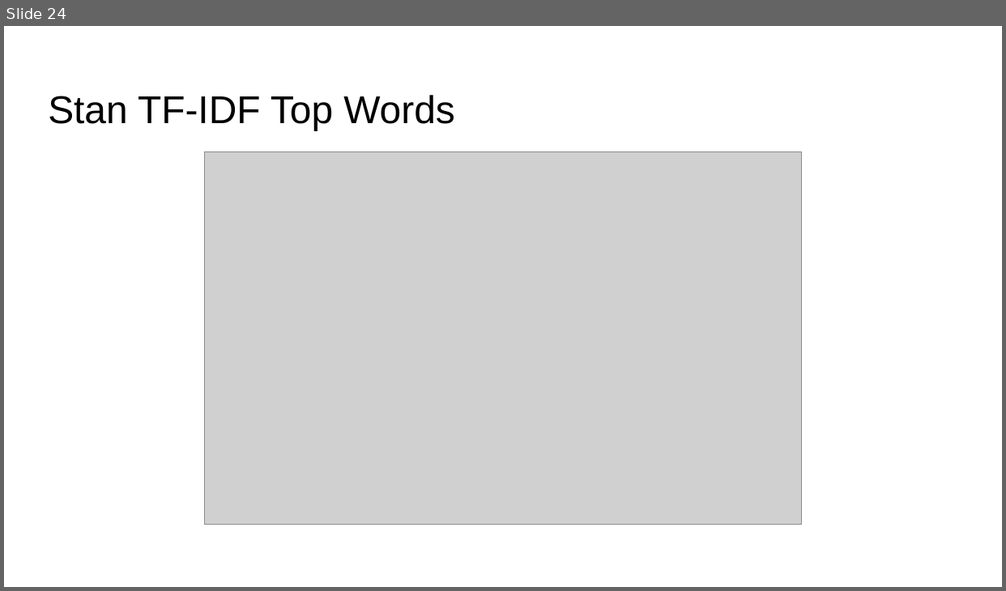
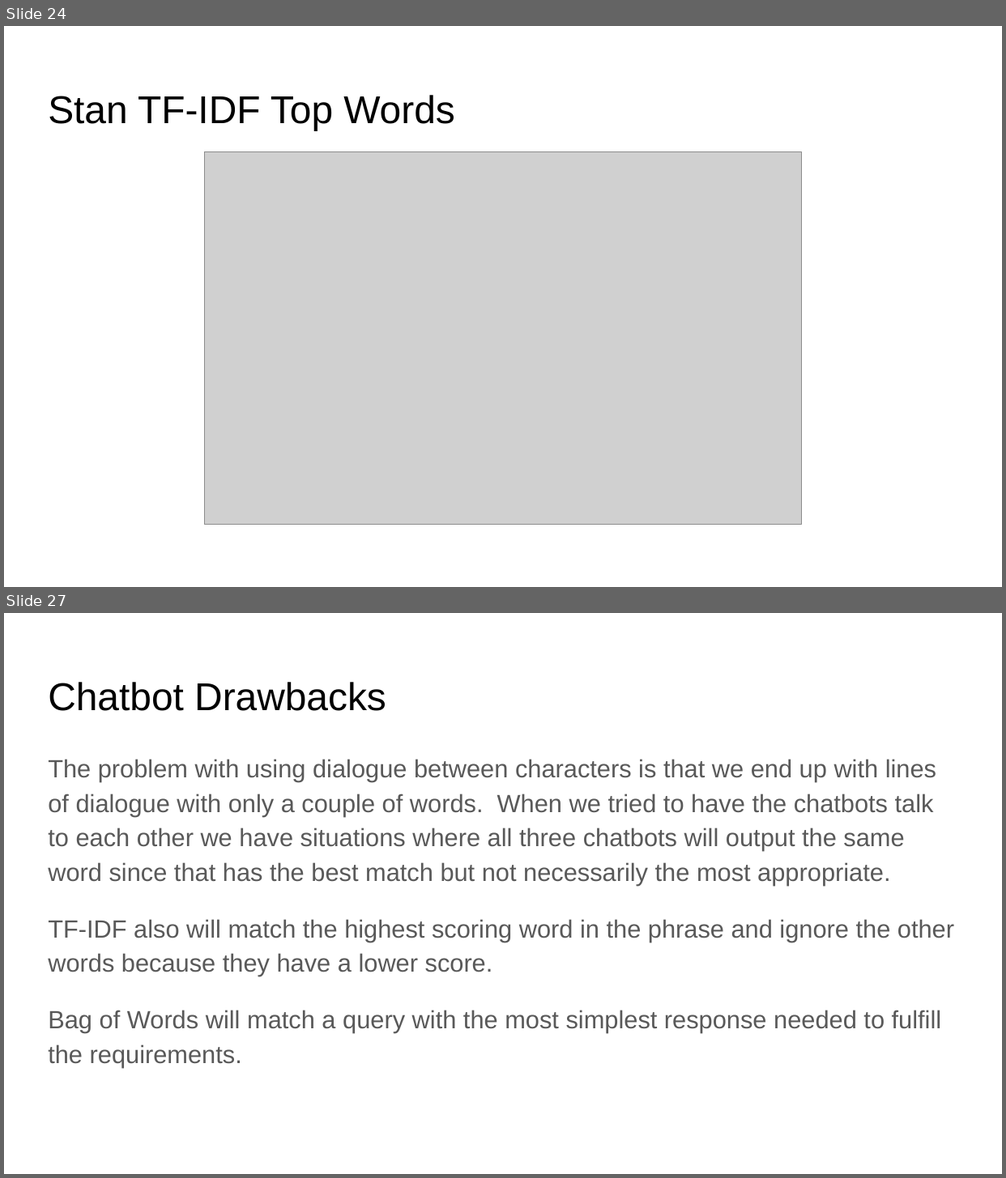
Before and after one commit to bgbarton0360/Capstone-Project-2, a slide deck: Capstone 2 Slides.pptx. Shown one above the other, each under a label of ours: slide 24 before the commit, slides 24 and 27 after it; the slides between them are not shown. The pictures are 1006x591 and 1006x1178 pixels, drawn with LibreOffice and Linux fonts; fonts in the diff are those of the drawing; grey boxes stand for pictures. Boxes give left, top, right and bottom in pixels: in the first picture for what was removed or moved away, otherwise in the second. Text is boxed around its words. In the diff, an @@ line names an element or a change of style, - is before the commit and + after.

```diff
--- a/Capstone 2 Slides.pptx
+++ b/Capstone 2 Slides.pptx
@@ slide 27 added at <box>4,613,1002,1174</box>, background #FFFFFF @@
@@ title added at <box>48,682,386,711</box>, 28 pt, text #000000 @@
+Chatbot Drawbacks
@@ text added at <box>48,759,954,1067</box>, 18 pt, text #595959 @@
+The problem with using dialogue between characters is that we end up with lines of dialogue with only a couple of words. When we tried to have the chatbots talk to each other we have situations where all three chatbots will output the same word since that has the best match but not necessarily the most appropriate.
+TF-IDF also will match the highest scoring word in the phrase and ignore the other words because they have a lower score.
+Bag of Words will match a query with the most simplest response needed to fulfill the requirements.
```
Also in this commit, not shown: 1 slide changed, 2 other slides added, 1 other file.
